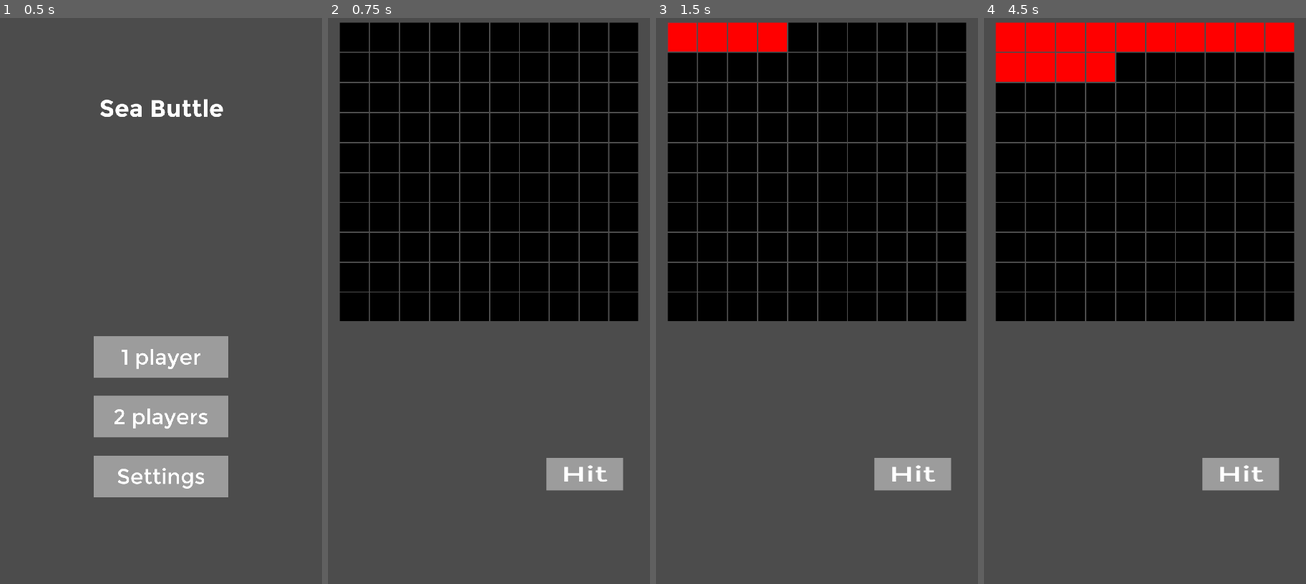
Above: before the commit, frames 1-4 (left to right).
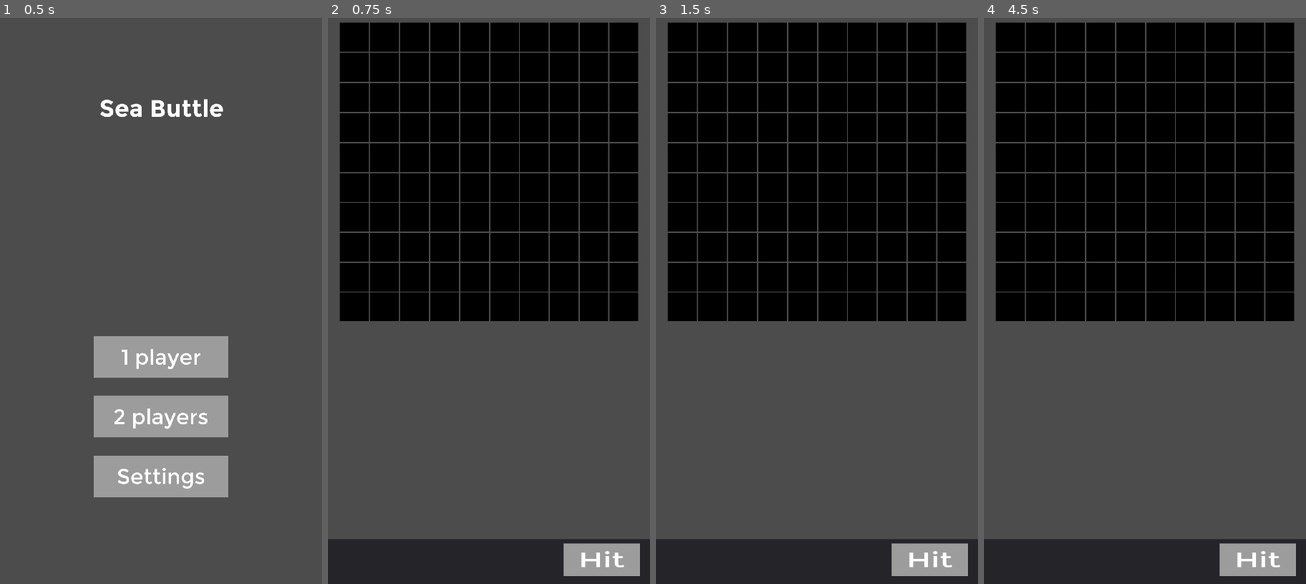
Above: after the commit, the same moments.

Repository: andrejandrej2013/sea-battle
Game: Godot game, scene res://Scenes/Menu.tscn
Same seed, same stepped clock (60 frames per second), same inputs: the game is played once before the commit and once after it.
Inputs (mouse positions are in pixels of both pictures, inside the frame that each line leads up to):
- Up to frame 1 (0.5 s): no input
- Up to frame 2 (0.75 s): click "1 player" at 0.5 s
- Up to frame 3 (1.5 s): click (681, 34) at 1.25 s
- Up to frame 4 (4.5 s): click (1132, 34) at 2 s; click (1219, 34) at 2.75 s; click (1009, 68) at 3.5 s; click (1070, 68) at 4.25 s

Frame 1 is identical in both runs. In frame 2, 9.2% of the frame differs, in the area x 0-100%, y 77-100%; in frame 3, 11%; in frame 4, 16%, in the area x 0-100%, y 0-100%.
Error in both runs: Invalid get index '3' (on base: 'Array'). (res://Scripts/Network.gd:17)

Commit message:
add footer

Diff:
--- a/sea-battle/Scenes/Game_field.tscn
+++ b/sea-battle/Scenes/Game_field.tscn
@@ -1,8 +1,9 @@
-[gd_scene load_steps=4 format=2]
+[gd_scene load_steps=5 format=2]
 
 [ext_resource path="res://Scenes/battlefield.tscn" type="PackedScene" id=1]
 [ext_resource path="res://Scripts/game_buttlefield.gd" type="Script" id=2]
 [ext_resource path="res://style/style.tres" type="Theme" id=3]
+[ext_resource path="res://Scenes/footer.tscn" type="PackedScene" id=4]
 
 [node name="game_field" type="Control"]
 anchor_right = 1.0
@@ -17,13 +18,19 @@
 margin_bottom = 1040.0
 script = ExtResource( 2 )
 
-[node name="Button" type="Button" parent="."]
-margin_left = 733.0
-margin_top = 1497.0
-margin_right = 904.0
-margin_bottom = 1607.0
+[node name="footer" parent="." instance=ExtResource( 4 )]
+
+[node name="Hit" type="Button" parent="footer"]
+anchor_left = 0.731
+anchor_top = 0.929
+anchor_right = 0.969
+anchor_bottom = 0.986
+margin_left = 0.52002
+margin_top = 0.319946
+margin_right = -85.52
+margin_bottom = 0.879883
 rect_scale = Vector2( 1.5, 1 )
 theme = ExtResource( 3 )
 text = "Hit"
 
-[connection signal="pressed" from="Button" to="battlefield" method="_on_Button_pressed"]
+[connection signal="pressed" from="footer/Hit" to="battlefield" method="_on_Button_pressed"]
--- /dev/null
+++ b/sea-battle/Scenes/footer.tscn
@@ -0,0 +1,12 @@
+[gd_scene format=2]
+
+[node name="footer" type="Control"]
+anchor_right = 1.0
+anchor_bottom = 1.0
+
+[node name="Panel" type="Panel" parent="."]
+anchor_top = 1.0
+anchor_right = 1.0
+anchor_bottom = 1.0
+margin_top = -150.0
+rect_min_size = Vector2( 0, 150 )
--- a/sea-battle/Scenes/local_network.tscn
+++ b/sea-battle/Scenes/local_network.tscn
@@ -1,7 +1,7 @@
 [gd_scene load_steps=3 format=2]
 
 [ext_resource path="res://style/style.tres" type="Theme" id=1]
-[ext_resource path="res://Scenes/local_network.gd" type="Script" id=2]
+[ext_resource path="res://Scripts/local_network.gd" type="Script" id=2]
 
 [node name="Network_setup" type="Control"]
 anchor_right = 1.0
--- /dev/null
+++ b/sea-battle/Scenes/place_ships.tscn
@@ -0,0 +1,5 @@
+[gd_scene format=2]
+
+[node name="place_ships" type="Control"]
+anchor_right = 1.0
+anchor_bottom = 1.0
Renamed: sea-battle/Scenes/local_network.gd -> sea-battle/Scripts/local_network.gd
